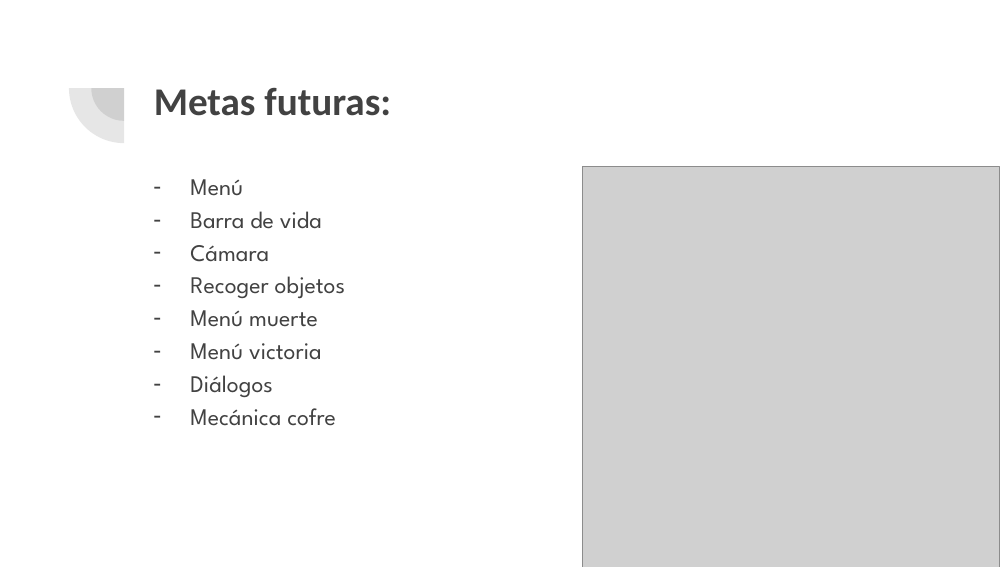
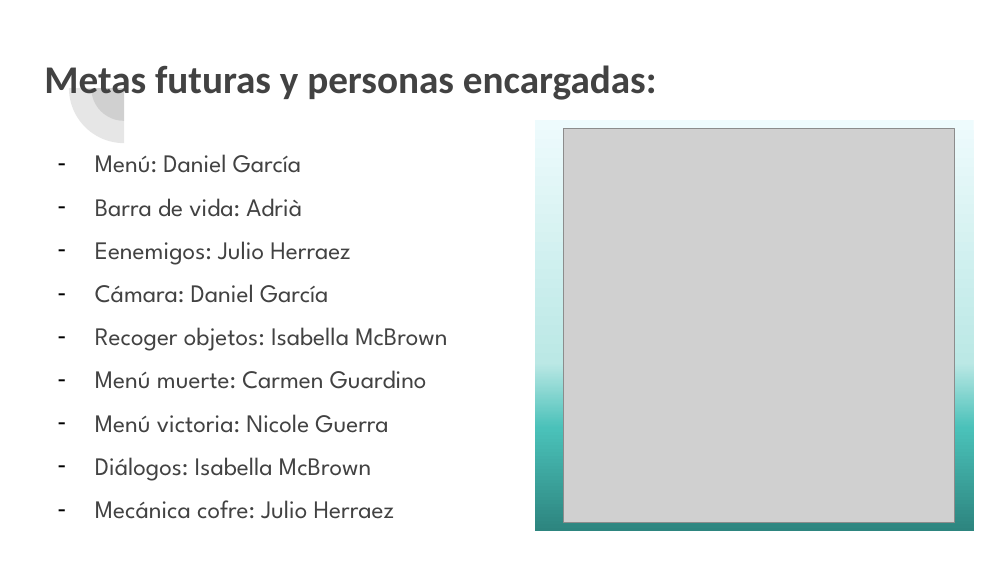
Before and after one commit to DanielGarciaFlorida/GranjeroExtranjero, a slide deck: slide 5 of Documentación/Granjero Extranjero.pptx (slide 4 before the commit). Drawn at 1008x567 pixels with LibreOffice and Linux fonts; fonts in the diff are those of the drawing; grey boxes stand for pictures. Boxes give left, top, right and bottom in pixels: in the first picture for what was removed or moved away, otherwise in the second. Text is boxed around its words. In the diff, an @@ line names an element or a change of style, - is before the commit and + after.

```diff
--- a/Documentación/Granjero Extranjero.pptx
+++ b/Documentación/Granjero Extranjero.pptx
@@ title "Metas futuras y personas encargadas:" at box(44, 65, 657, 103): vertical alignment top to middle @@
@@ title at box(44, 65, 657, 103): text changed @@
-Metas futuras:
+Metas futuras y personas encargadas:
@@ rectangle added at box(535, 121, 974, 531), fill gradient #EEFBFD to #BBE8E5 to #4AC1B9 to #2D857F @@
@@ picture: place and size @@
-picture at box(583, 166, 999, 567)
+picture at box(563, 129, 955, 523)
@@ text at box(95, 154, 447, 519): text changed; size 17 to 18 pt @@
-– Menú
-– Barra de vida
-– Cámara
-– Recoger objetos
-– Menú muerte
-– Menú victoria
-– Diálogos
-– Mecánica cofre
+– Menú: Daniel García
+– Barra de vida: Adrià
+– Eenemigos: Julio Herraez
+– Cámara: Daniel García
+– Recoger objetos: Isabella McBrown
+– Menú muerte: Carmen Guardino
+– Menú victoria: Nicole Guerra
+– Diálogos: Isabella McBrown
+– Mecánica cofre: Julio Herraez
```
Also in this commit, not shown: 1 slide added.
